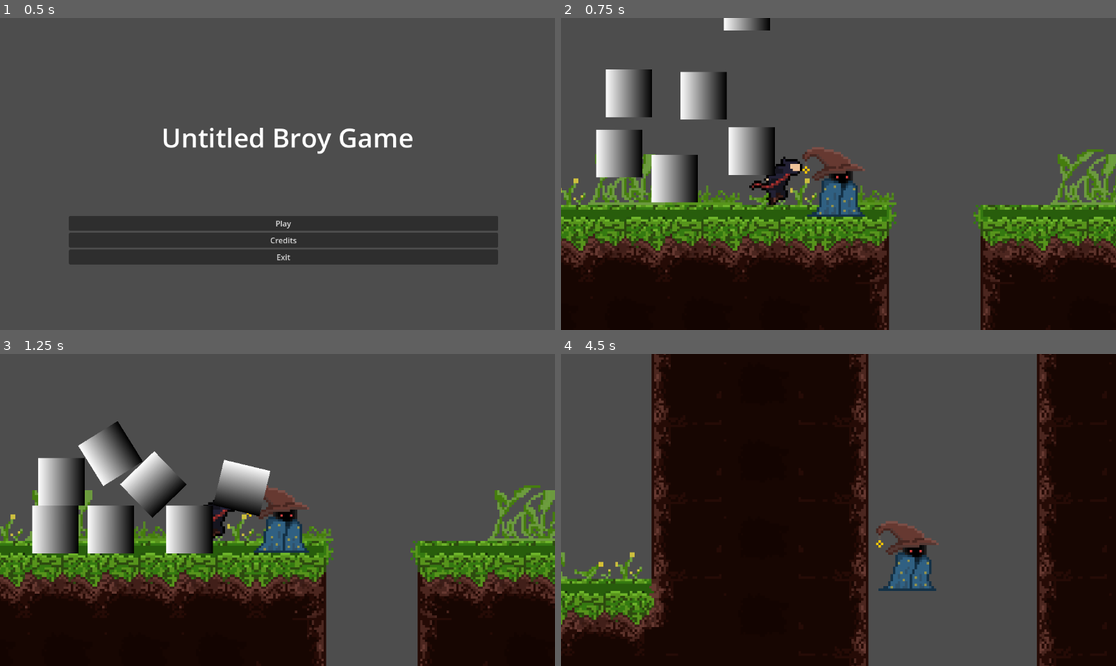
Above: before the commit, frames 1-4 (two rows, left to right).
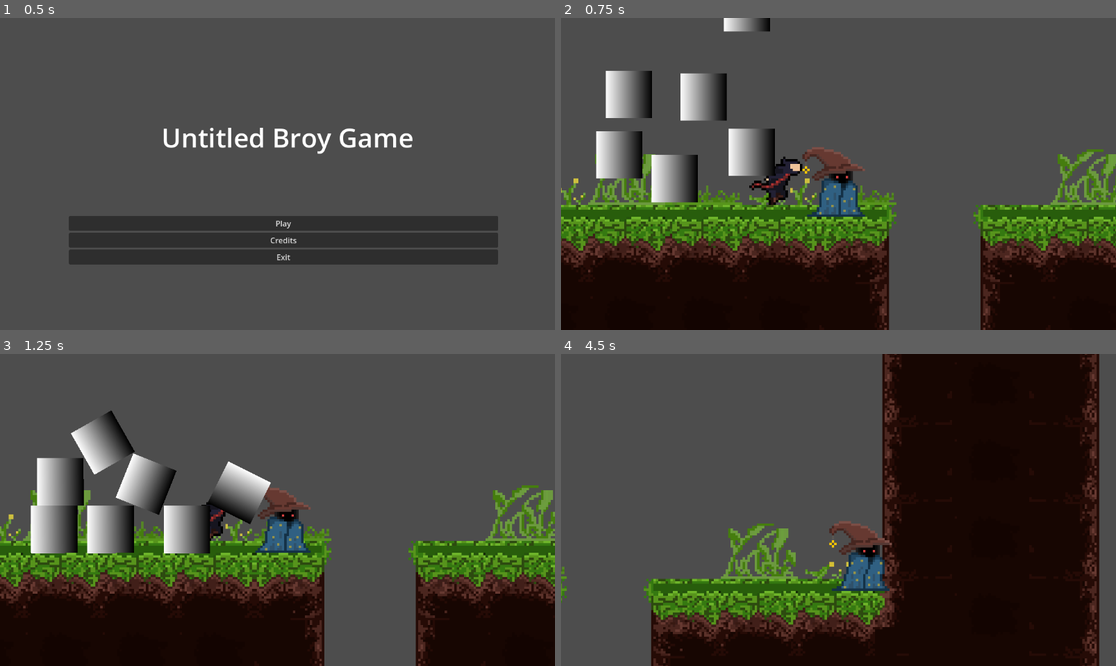
Above: after the commit, the same moments.

Repository: MRobinson12/BroyGames
Game: Godot game, scene res://Scenes/main_menu.tscn
Two runs of this game, one before a commit and one after it. Both use one fixed random seed, a clock stepped at 60 frames per second and the inputs below.
Inputs (mouse positions are in pixels of both pictures, inside the frame that each line leads up to):
- Up to frame 1 (0.5 s): no input
- Up to frame 2 (0.75 s): click "Play" at 0.5 s
- Up to frame 3 (1.25 s): no input
- Up to frame 4 (4.5 s): tap Enter (ui_accept) at 1.25, 1.52, 2.27, 3.77 s; move the mouse to (960, 494) at 1.27 s; hold D (ui_right) 1.28-2.78 s; click (960, 494) at 1.42 s; move the mouse to (727, 525) at 2.02 s; click (727, 525) at 2.17 s; move the mouse to (894, 441) at 2.77 s; hold A (ui_left) 2.78-3.53 s; click (894, 441) at 2.92 s; move the mouse to (810, 572) at 3.52 s; hold D (ui_right) from 3.53 s (still down); click (810, 572) at 3.67 s; move the mouse to (1005, 556) at 4.27 s; click (1005, 556) at 4.42 s

Frame 1 is identical in both runs. In frame 2, 0.3% of the frame differs, in the area x 6-39%, y 4-52%; in frame 3, 10%; in frame 4, 74%, in the area x 0-100%, y 0-100%.

Commit message:
Implement telekinesis fixes
Makes telekinesis smoother by implementing dynamic linear damping, alongside fixing unintended properties remaining on previously interacted with objects.

Diff:
--- a/Scenes/test_scene.tscn
+++ b/Scenes/test_scene.tscn
@@ -108,8 +108,17 @@
 [sub_resource type="RectangleShape2D" id="RectangleShape2D_uir67"]
 size = Vector2(15, 26)
 
-[sub_resource type="RectangleShape2D" id="RectangleShape2D_m432s"]
-size = Vector2(30, 41)
+[sub_resource type="RectangleShape2D" id="RectangleShape2D_fq70s"]
+size = Vector2(28.5, 508.125)
+
+[sub_resource type="RectangleShape2D" id="RectangleShape2D_u3wrb"]
+size = Vector2(89, 58.25)
+
+[sub_resource type="RectangleShape2D" id="RectangleShape2D_xh6ff"]
+size = Vector2(219, 192.5)
+
+[sub_resource type="RectangleShape2D" id="RectangleShape2D_wuvon"]
+size = Vector2(90, 137)
 
 [sub_resource type="RectangleShape2D" id="RectangleShape2D_kxkcm"]
 size = Vector2(1907, 59)
@@ -156,13 +165,6 @@
 [node name="Marker2D" type="Marker2D" parent="Player"]
 position = Vector2(3, 5)
 
-[node name="ObjectDetector" type="Area2D" parent="Player"]
-
-[node name="CollisionShape2D" type="CollisionShape2D" parent="Player/ObjectDetector"]
-position = Vector2(0, 3.5)
-shape = SubResource("RectangleShape2D_m432s")
-debug_color = Color(0.999109, 0, 0.123329, 0.42)
-
 [node name="Temporary Ground" type="Sprite2D" parent="."]
 z_index = -2
 texture_filter = 1
@@ -171,6 +173,22 @@
 
 [node name="StaticBody2D" type="StaticBody2D" parent="Temporary Ground"]
 
+[node name="CollisionShape2D5" type="CollisionShape2D" parent="Temporary Ground/StaticBody2D"]
+position = Vector2(465.75, -23.9375)
+shape = SubResource("RectangleShape2D_fq70s")
+
+[node name="CollisionShape2D4" type="CollisionShape2D" parent="Temporary Ground/StaticBody2D"]
+position = Vector2(304, 130.875)
+shape = SubResource("RectangleShape2D_u3wrb")
+
+[node name="CollisionShape2D3" type="CollisionShape2D" parent="Temporary Ground/StaticBody2D"]
+position = Vector2(369.5, 325.75)
+shape = SubResource("RectangleShape2D_xh6ff")
+
+[node name="CollisionShape2D2" type="CollisionShape2D" parent="Temporary Ground/StaticBody2D"]
+position = Vector2(144, 361.5)
+shape = SubResource("RectangleShape2D_wuvon")
+
 [node name="CollisionShape2D" type="CollisionShape2D" parent="Temporary Ground/StaticBody2D"]
 position = Vector2(-19.5, 450.5)
 shape = SubResource("RectangleShape2D_kxkcm")
--- a/Scenes/wooden_crate.tscn
+++ b/Scenes/wooden_crate.tscn
@@ -10,7 +10,6 @@
 [node name="WoodenCrate" type="RigidBody2D"]
 collision_layer = 12
 collision_mask = 15
-linear_damp = 1.0
 
 [node name="CollisionShape2D" type="CollisionShape2D" parent="."]
 z_index = 1
--- a/Scripts/player.gd
+++ b/Scripts/player.gd
@@ -120,7 +120,14 @@
 	if result.size() > 0:
 		var selected = result[0]
 		if selected.collider is RigidBody2D:
-			selected_object = selected.collider
+			if selected_object and selected.collider.name != selected_object.name:
+				selected_object.set_collision_mask_value(2, true)
+				selected_object.set_collision_mask_value(3, true)
+				selected_object.set_collision_layer_value(3, true)
+				selected_object.set_linear_damp(0)
+				selected_object = selected.collider
+			else:
+				selected_object = selected.collider
 	if selected_object:
 		selected_object.set_collision_mask_value(2, false)
 		selected_object.set_collision_mask_value(3, false)
@@ -133,9 +140,11 @@
 	var distance = direction.length()
 	direction = direction.normalized()
 	var max_force_magnitude = 700.0
-	var min_force_magnitude = 50.0
-	var decrease_distance = 20.0
+	var min_force_magnitude = 10.0
+	var decrease_distance = 5.0
 	var force_magnitude = max(min_force_magnitude, max_force_magnitude * (distance / decrease_distance))
+	var linear_damping_level = max(0, 4 * (distance / decrease_distance))
+	selected_object.set_linear_damp(linear_damping_level)
 	selected_object.apply_force(direction * force_magnitude)
 
 func _unhandled_input(event):
@@ -144,4 +153,5 @@
 			selected_object.set_collision_mask_value(2, true)
 			selected_object.set_collision_mask_value(3, true)
 			selected_object.set_collision_layer_value(3, true)
+			selected_object.set_linear_damp(0)
 		selected_object = null
Not shown: 1 places in Scenes/test_scene.tscn that only renumber resources
